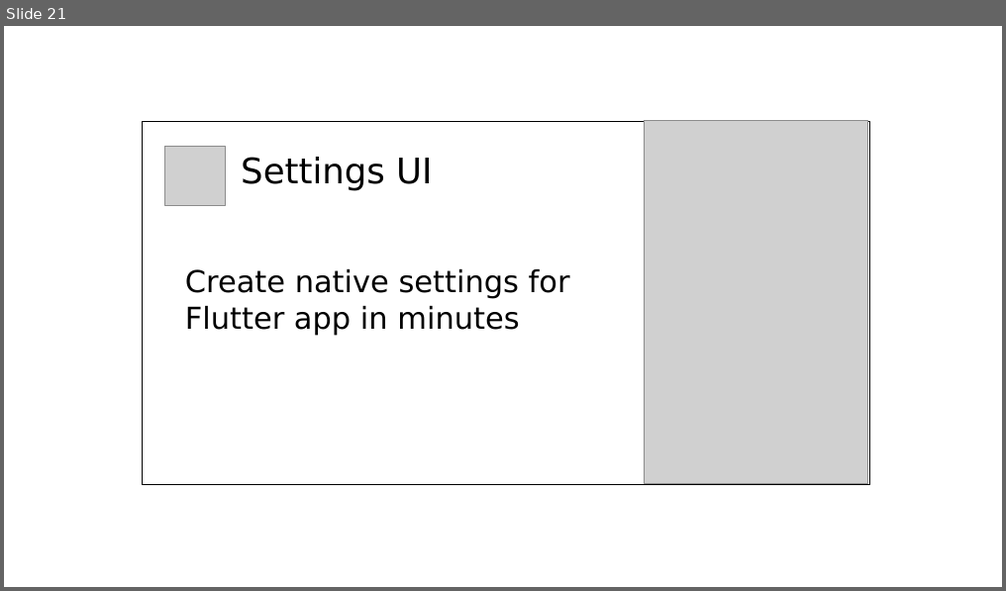
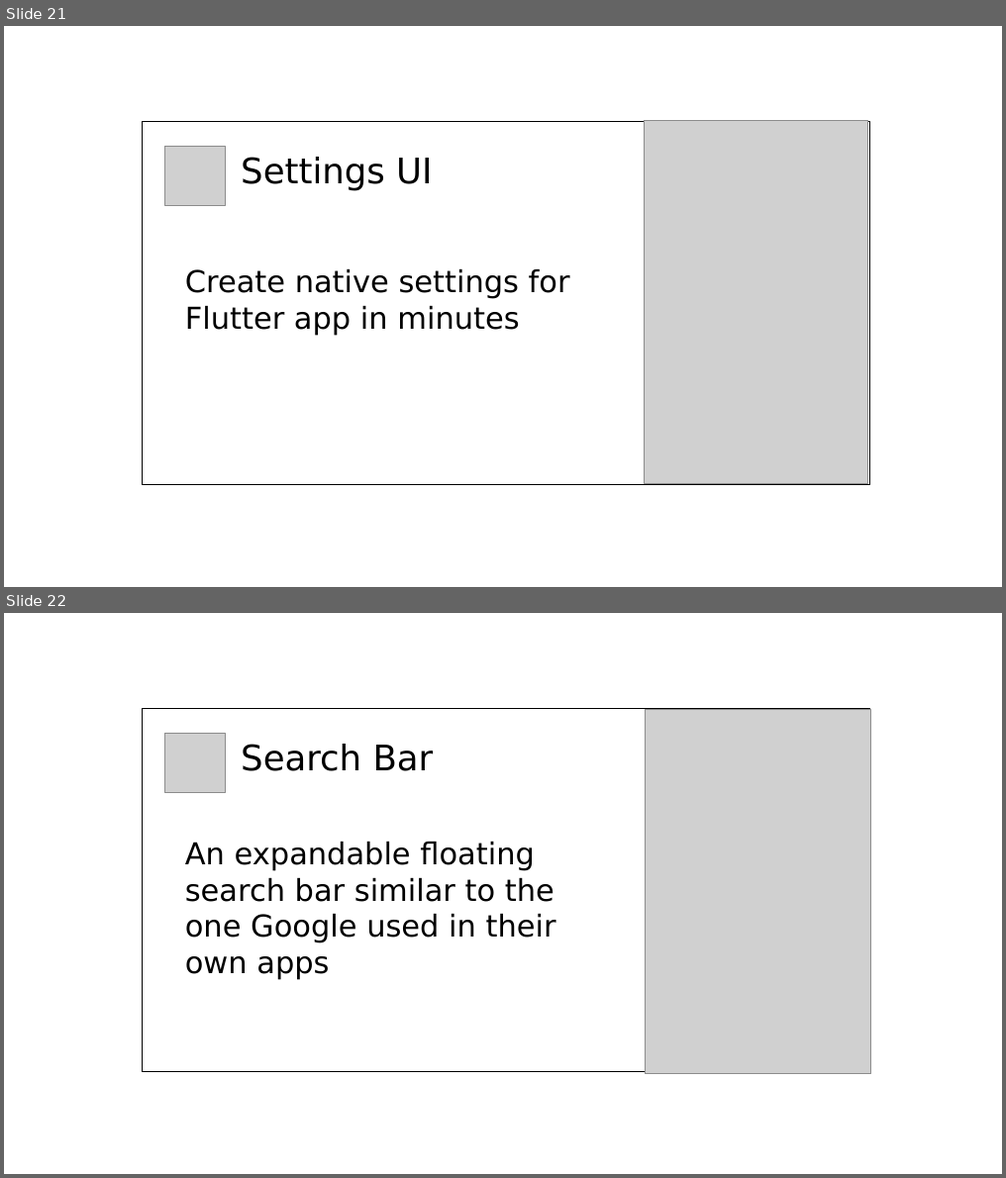
Before and after one commit to limcheekin/fluwix, a slide deck: doc/post-heading-design.odp. Shown one above the other, each under a label of ours: slide 21 before the commit, slides 21 and 22 after it. The pictures are 1006x591 and 1006x1178 pixels, drawn with LibreOffice and Linux fonts; fonts in the diff are those of the drawing; grey boxes stand for pictures. Boxes give left, top, right and bottom in pixels: in the first picture for what was removed or moved away, otherwise in the second. Text is boxed around its words. In the diff, an @@ line names an element or a change of style, - is before the commit and + after.

Commit message:
turned off license tab of search bar showcase and updated readme

```diff
--- a/doc/post-heading-design.odp
+++ b/doc/post-heading-design.odp
@@ slide 22 added at bbox=[4, 613, 1002, 1174], background #FFFFFF @@
@@ rectangle added at bbox=[143, 709, 869, 1072], outline #000000 0 pt @@
@@ picture added at bbox=[646, 710, 871, 1074] @@
@@ picture added at bbox=[165, 733, 226, 793] @@
@@ text added at bbox=[185, 744, 556, 979], 24 pt, text #000000 @@
+Search Bar
+An expandable floating search bar similar to the one Google used in their own apps
```
Also in this commit, not shown: 5 other files.
